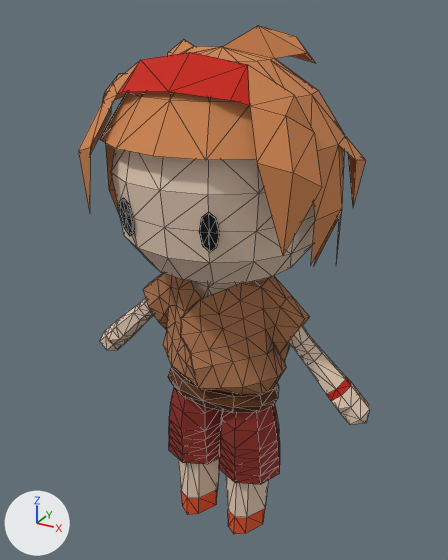
The COLLADA model Graphical Assets/Ilya.dae as it was, and as the next commit left it.
The view is the same before and after, from a camera (50 mm lens) standing at (1.69, -3.06, 3.35) and looking at (-0.05, 0.11, 1.76). Arrows for +X, +Y and +Z are at lower left; the lights stay in place. Mesh edges are drawn as thin lines.

The first picture shows 'Model_Ilya'.
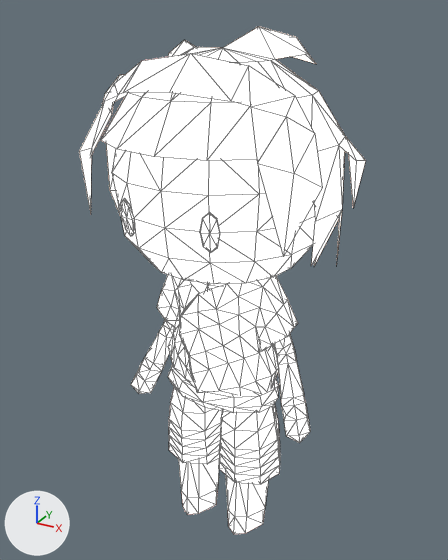
Location of each change, [x1, y1, x2, y2] in pixels of the pictures (448 x 560 px; the box of a moved part takes in the faces that stretch with it):
'Model_Ilya', surface changed, reshaped (brown to white): before [78, 25, 370, 534]; after [79, 26, 366, 534]
part 1 of me_model_ilya, moved or reshaped: before [192, 281, 241, 300]; after [190, 281, 224, 293]
part 2 of me_model_ilya, moved or reshaped: before [100, 273, 370, 425]; after [131, 275, 310, 443]

Diff of the bpy script that builds the scene:
```diff
--- a/Graphical Assets/Ilya.dae.py
+++ b/Graphical Assets/Ilya.dae.py
@@ mat_skin @@
 mat_skin.roughness = 0.9
+mat_skin.emission_strength = 1.0
@@ mat_hair @@
 mat_hair.roughness = 0.9
+mat_hair.emission_strength = 1.0
@@ mat_accessory @@
 mat_accessory.roughness = 0.9
+mat_accessory.emission_strength = 1.0
@@ mat_line @@
 mat_line.roughness = 0.9
+mat_line.emission_strength = 1.0
@@ mat_shirt @@
 mat_shirt.roughness = 0.9
+mat_shirt.emission_strength = 1.0
@@ mat_belt @@
 mat_belt.roughness = 0.9
+mat_belt.emission_strength = 1.0
@@ mat_pants @@
 mat_pants.roughness = 0.9
+mat_pants.emission_strength = 1.0
@@ mat_shoes @@
 mat_shoes.roughness = 0.9
+mat_shoes.emission_strength = 1.0
@@ me_model_ilya @@
 # used by ob_model_ilya
-me_model_ilya.from_pydata(...)  # 781 vertices, 1385 faces; spans x -0.98..0.98, y -0.67..0.82, z 0.0..3.26
+me_model_ilya.from_pydata(...)  # 781 vertices, 1385 faces; spans x -0.86..0.74, y -0.67..0.83, z 0.0..3.26
+# me_model_ilya part 1: the loose piece of 32 vertices spanning x -0.27..0.27, y -0.18..0.18, z 1.61..2.05 is multiplied about its middle by the matrix ((0.995, 0.001, -0.004), (0.0, 0.995, 0.083), (0.021, -0.096, 0.995))
+# me_model_ilya part 2: 265 of 781 vertices moved; they spanned x -0.98..0.98, y -0.33..0.26, z 1.03..1.89 and now span x -0.64..0.67, y -0.35..0.26, z 0.89..1.92; mean shift (0.01, -0.02, -0.04); largest move (-0.97, 0.0, 1.1) -> (-0.58, -0.16, 0.89)
 me_model_ilya.materials.append(mat_skin)
```
